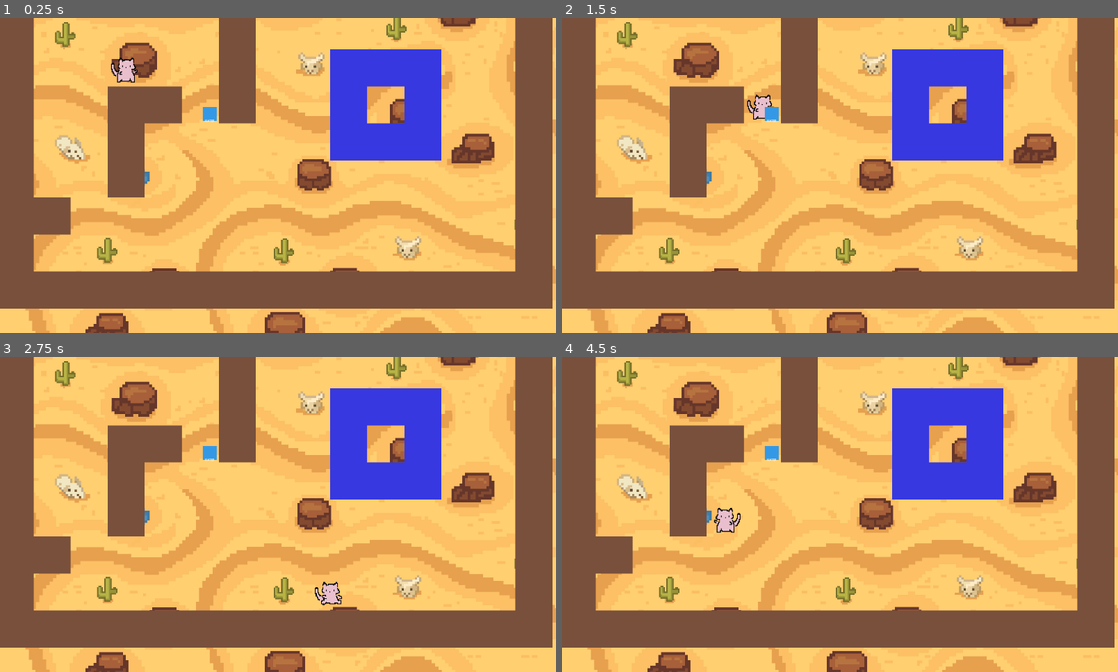
Above: before the commit, frames 1-4 (two rows, left to right).
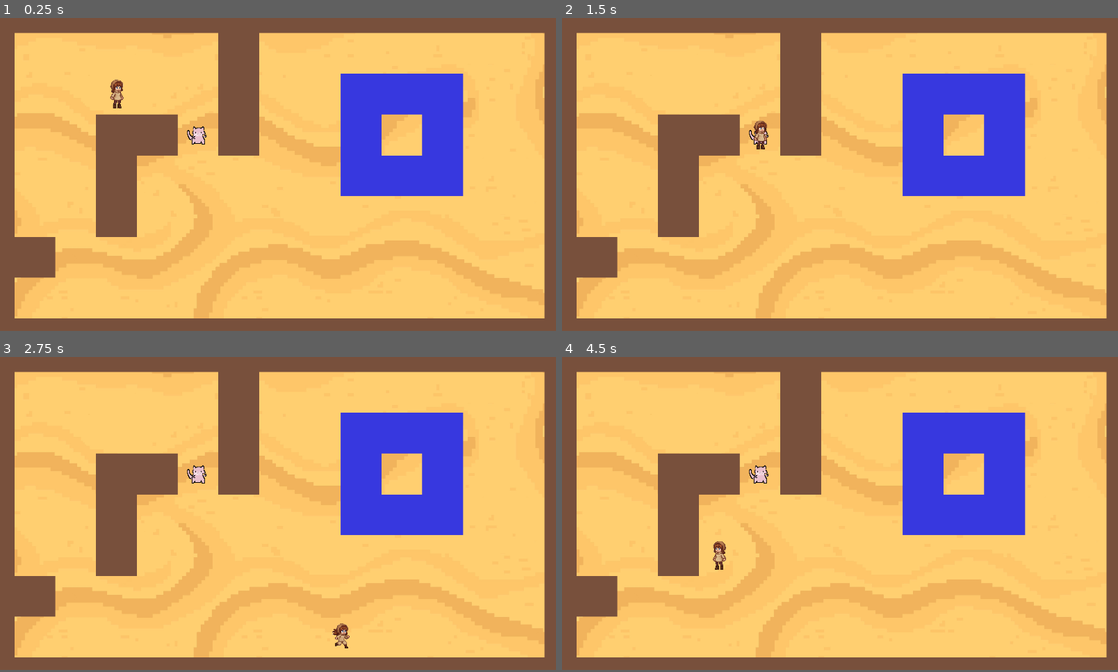
Above: after the commit, the same moments.

Repository: Lem0naise/damaskus
Game: Godot game, scene res://ingame.tscn
The game is run twice, just before and just after one commit, with the same random seed, the same clock (stepped at 60 frames per second) and the same inputs. This scene is started directly instead of the project's main scene.
Inputs:
- Up to frame 1 (0.25 s): no input
- Up to frame 2 (1.5 s): tap Enter (ui_accept) at 0.5, 0.77, 1.25 s; hold Right (ui_right) 0.53-1.28 s; tap E (pickup) at 0.6 s; hold Down (ui_down) from 1.28 s (still down); tap R (equip_mask) at 1.35 s
- Up to frame 3 (2.75 s): tap Enter (ui_accept) at 1.52 s; tap E (pickup) at 1.55, 2.1 s; release Down (ui_down) at 2.03 s; hold Right (ui_right) from 2.03 s (still down)
- Up to frame 4 (4.5 s): release Right (ui_right) at 2.78 s; hold Up (ui_up) 2.78-3.53 s; tap E (pickup) at 2.85, 3.8, 4.35 s; tap Enter (ui_accept) at 3.02, 3.77 s; hold Left (ui_left) from 3.53 s (still down); tap R (equip_mask) at 3.6 s
The window is 800x453 before the commit and 800x450 after it. Grey fills any space a smaller window leaves; there, only what the larger window draws over its background counts as a difference.

The runs differ from the first frame. In frame 1, 53% of the frame differs, in the area x 0-100%, y 0-100%; in frame 2, 53%; in frame 3, 53%; in frame 4, 53%.

Commit message:
Add new transparent sprites and update player textures; refactor level generation to include masks

Diff:
--- a/btn_start.gd
+++ /dev/null
@@ -1,30 +0,0 @@
-@tool
-extends GameObject
-class_name Wall
-
-var sprite: ColorRect
-
-func _ready():
-	# Set wall properties
-	is_solid = true
-	is_pushable = false
-	object_type = "wall"
-
-	# Create sprite if it doesn't exist
-	if not sprite:
-		create_sprite()
-
-	# Call parent ready to register with grid
-	super._ready()
-
-func create_sprite():
-	# Remove any existing child sprites/labels first
-	for child in get_children():
-		if child is ColorRect or child is Label:
-			child.queue_free()
-
-	sprite = ColorRect.new()
-	sprite.size = Vector2(64, 64)
-	sprite.position = Vector2(-32, -32)
-	sprite.color = Color(0.5, 0.3, 0.2, 1)  # Brown
-	add_child(sprite)
--- a/ingame.tscn
+++ b/ingame.tscn
@@ -2,14 +2,13 @@
 
 [ext_resource type="Script" uid="uid://b1b838dtpkty8" path="res://scripts/core/GridManager.gd" id="1_gridmanager"]
 [ext_resource type="Script" path="res://scripts/core/IngameManager.gd" id="1_ingamemanager"]
+[ext_resource type="Texture2D" uid="uid://c3oc0t5fxlsoj" path="res://assets/backgroundplain.jpg" id="2_ooucj"]
 [ext_resource type="PackedScene" uid="uid://bvw8qm7xj0qqn" path="res://scenes/player.tscn" id="2_player"]
 [ext_resource type="PackedScene" uid="uid://cqkw5y8nx7xle" path="res://scenes/objects/wall.tscn" id="5_wall"]
 [ext_resource type="PackedScene" uid="uid://bduh8dljkvxxc" path="res://scenes/objects/water.tscn" id="6_water"]
-[ext_resource type="Texture2D" uid="uid://c28f11wxipbai" path="res://assets/background.png" id="7_ic5ef"]
 [ext_resource type="Script" uid="uid://bqpvnetvb3g4y" path="res://scripts/core/LevelGenerator.gd" id="8_8g0if"]
 [ext_resource type="PackedScene" uid="uid://cnqvj8wry4nxi" path="res://scenes/ui/inventory_ui.tscn" id="8_inventory"]
-[ext_resource type="PackedScene" path="res://scenes/objects/mask.tscn" id="9_mask"]
-[ext_resource type="PackedScene" path="res://scenes/objects/mask.tscn" id="9_mask"]
+[ext_resource type="PackedScene" uid="uid://brxn5px8j3xkr" path="res://scenes/objects/mask.tscn" id="9_mask"]
 
 [node name="Ingame" type="Node2D" unique_id=1079480780]
 script = ExtResource("1_ingamemanager")
@@ -19,7 +18,7 @@
 offset_top = -50.0
 offset_right = 2160.0
 offset_bottom = 1331.0
-texture = ExtResource("7_ic5ef")
+texture = ExtResource("2_ooucj")
 expand_mode = 1
 stretch_mode = 4
 
@@ -27,31 +26,28 @@
 unique_name_in_owner = true
 script = ExtResource("1_gridmanager")
 
-[node name="Player" parent="." unique_id=1640560224 instance=ExtResource("2_player")]
-position = Vector2(426.00003, 337)
-scale = Vector2(0.6, 0.6)
-
-[node name="Camera2D" type="Camera2D" parent="." unique_id=589967515]
-position = Vector2(972, 692)
-
-[node name="InventoryUI" parent="." unique_id=451476197 instance=ExtResource("8_inventory")]
-
-[node name="Masks" type="Node2D" parent="." unique_id=1032274043]
-
-[node name="DimensionMask" parent="Masks" unique_id=1169371293 instance=ExtResource("9_mask")]
-position = Vector2(608, 480)
-
-[node name="WaterMask" parent="Masks" unique_id=1593357450 instance=ExtResource("9_mask")]
-position = Vector2(736, 480)
-mask_type = 2
-
 [node name="LevelGenerator" type="Node2D" parent="." unique_id=1154487271]
+position = Vector2(-1, 1)
 script = ExtResource("8_8g0if")
 wall_scene = ExtResource("5_wall")
 water_scene = ExtResource("6_water")
+mask_scene = ExtResource("9_mask")
 
 [node name="Walls" type="Node2D" parent="LevelGenerator" unique_id=339236577]
 unique_name_in_owner = true
 
 [node name="Water" type="Node2D" parent="LevelGenerator" unique_id=1636455866]
 unique_name_in_owner = true
+
+[node name="Masks" type="Node2D" parent="LevelGenerator" unique_id=1393965611]
+unique_name_in_owner = true
+
+[node name="Player" parent="." unique_id=1640560224 instance=ExtResource("2_player")]
+position = Vector2(426.00003, 337)
+scale = Vector2(0.6, 0.6)
+
+[node name="Camera2D" type="Camera2D" parent="." unique_id=589967515]
+position = Vector2(954, 573)
+zoom = Vector2(1.1, 1.1)
+
+[node name="InventoryUI" parent="." unique_id=451476197 instance=ExtResource("8_inventory")]
--- a/project.godot
+++ b/project.godot
@@ -18,7 +18,7 @@
 [display]
 
 window/size/viewport_width=1920
-window/size/viewport_height=1088
+window/size/viewport_height=1080
 window/size/window_width_override=1920
 window/size/window_height_override=1088
 window/stretch/mode="viewport"
--- a/scenes/objects/mask.tscn
+++ b/scenes/objects/mask.tscn
@@ -1,6 +1,15 @@
 [gd_scene format=3 uid="uid://brxn5px8j3xkr"]
 
-[ext_resource type="Script" path="res://scripts/objects/Mask.gd" id="1_mask"]
+[ext_resource type="Script" uid="uid://jqctimduuyrs" path="res://scripts/objects/Mask.gd" id="1_mask"]
+[ext_resource type="Texture2D" uid="uid://dnm3cowsiyvey" path="res://assets/gorgeous.png" id="2_swtcn"]
 
-[node name="Mask" type="Node2D"]
+[node name="Mask" type="Node2D" unique_id=246809494]
 script = ExtResource("1_mask")
+
+[node name="TextureRect" type="TextureRect" parent="." unique_id=533052826]
+offset_left = -35.0
+offset_top = -40.0
+offset_right = 37.0
+offset_bottom = 32.0
+texture = ExtResource("2_swtcn")
+expand_mode = 1
--- a/scenes/player.tscn
+++ b/scenes/player.tscn
@@ -1,21 +1,10 @@
-[gd_scene load_steps=4 format=3 uid="uid://bvw8qm7xj0qqn"]
+[gd_scene format=3 uid="uid://bvw8qm7xj0qqn"]
 
-[ext_resource type="Script" path="res://scripts/entities/Player.gd" id="1_player"]
-[ext_resource type="Texture2D" uid="uid://dpivdtd0ahp0s" path="res://assets/gorgeous.png" id="2_gorgeous"]
-[ext_resource type="Texture2D" uid="uid://dgcqb8mwx8e0b" path="res://assets/walking.png" id="3_walking"]
+[ext_resource type="Script" uid="uid://o8ig778kpd1o" path="res://scripts/entities/Player.gd" id="1_player"]
+[ext_resource type="Texture2D" uid="uid://cbau38wwtig6x" path="res://assets/SpriteStillTransparent.png" id="2_g2els"]
 
-[node name="Player" type="CharacterBody2D"]
+[node name="Player" type="CharacterBody2D" unique_id=40229128]
 script = ExtResource("1_player")
 
-[node name="Sprite" type="Sprite2D" parent="."]
-texture = ExtResource("2_gorgeous")
-
-[node name="Label" type="Label" parent="."]
-visible = false
-offset_left = -20.0
-offset_top = -10.0
-offset_right = 20.0
-offset_bottom = 10.0
-text = "NULL"
-horizontal_alignment = 1
-vertical_alignment = 1
+[node name="Sprite" type="Sprite2D" parent="." unique_id=1243167524]
+texture = ExtResource("2_g2els")
--- a/scripts/core/GridManager.gd
+++ b/scripts/core/GridManager.gd
@@ -3,12 +3,12 @@
 
 # Configuration
 const TILE_SIZE = 128
-const GRID_WIDTH = 15
-const GRID_HEIGHT = 9
+const GRID_WIDTH = 15 # 1920 / 128
+const GRID_HEIGHT = 9 # 1080 / 128
 var grid_offset = Vector2.ZERO
 
 # Define Tile Types
-enum TileType { EMPTY, WALL, WATER, OBSTACLE }
+enum TileType { EMPTY, WALL, WATER, OBSTACLE, MASK }
 
 # Storage: dimension_id -> { Vector2i: TileType }
 var grid_data: Dictionary = {}
--- a/scripts/core/LevelGenerator.gd
+++ b/scripts/core/LevelGenerator.gd
@@ -3,14 +3,16 @@
 @onready var grid_manager: GridManager = %GridManager # Make sure GridManager is accessible
 @onready var walls_container = $Walls
 @onready var water_container = $Water
+@onready var masks_container = $Masks
 
 # Prefabs (Assign these in Inspector)
 @export var wall_scene: PackedScene
 @export var water_scene: PackedScene
+@export var mask_scene: PackedScene
 
 # 0 = Empty, 1 = Wall, 2 = Water
 # 15 Width x 9 Height
-var level_layout = [
+var level_1_layout = [
 	[1, 1, 1, 1, 1, 1, 1, 1, 1, 1, 1, 1, 1, 1, 1],
 	[1, 0, 0, 0, 0, 0, 1, 0, 0, 0, 0, 0, 0, 0, 1],
 	[1, 0, 0, 0, 0, 0, 1, 0, 0, 2, 2, 2, 0, 0, 1],
@@ -21,14 +23,25 @@
 	[1, 0, 0, 0, 0, 0, 0, 0, 0, 0, 0, 0, 0, 0, 1],
 	[1, 1, 1, 1, 1, 1, 1, 1, 1, 1, 1, 1, 1, 1, 1]
 ]
+var level_1_masks = [
+	[0, 0, 0, 0, 0, 0, 0, 0, 0, 0, 0, 0, 0, 0, 0],
+	[0, 0, 0, 0, 0, 0, 0, 0, 0, 0, 0, 0, 0, 0, 0],
+	[0, 0, 0, 0, 0, 0, 0, 0, 0, 0, 0, 0, 0, 0, 0],
+	[0, 0, 0, 0, 0, 1, 0, 0, 0, 0, 0, 0, 0, 0, 0],
+	[0, 0, 0, 0, 0, 0, 0, 0, 0, 0, 0, 0, 0, 0, 0],
+	[0, 0, 0, 0, 0, 0, 0, 0, 0, 0, 0, 0, 0, 0, 0],
+	[0, 0, 0, 0, 0, 0, 0, 0, 0, 0, 0, 0, 0, 0, 0],
+	[0, 0, 0, 0, 0, 0, 0, 0, 0, 0, 0, 0, 0, 0, 0],
+	[0, 0, 0, 0, 0, 0, 0, 0, 0, 0, 0, 0, 0, 0, 0],
+]
 
 func _ready():
 	generate_level()
 
 func generate_level():
-	for y in range(level_layout.size()):
-		for x in range(level_layout[y].size()):
-			var cell_value = level_layout[y][x]
+	for y in range(level_1_layout.size()):
+		for x in range(level_1_layout[y].size()):
+			var cell_value = level_1_layout[y][x]
 			var grid_pos = Vector2i(x, y)
 			var world_pos = grid_manager.grid_to_world(grid_pos)
 
@@ -45,3 +58,20 @@
 				water_container.add_child(water)
 				# Register to GridManager
 				grid_manager.set_tile(grid_pos, GridManager.TileType.WATER)
+
+	for y in range(level_1_masks.size()):
+		for x in range(level_1_masks[y].size()):
+			var cell_value = level_1_masks[y][x]
+			var grid_pos = Vector2i(x, y)
+			var world_pos = grid_manager.grid_to_world(grid_pos)
+
+			if cell_value > 0:
+				var mask = mask_scene.instantiate()
+				mask.position = world_pos
+
+				if cell_value == 1: # WATER FLOAT MASK
+					mask.mask_type = Mask.MaskType.WATER
+				if cell_value == 2:
+					mask.mask_type = Mask.MaskType.DIMENSION
+
+				masks_container.add_child(mask)
--- a/scripts/entities/Player.gd
+++ b/scripts/entities/Player.gd
@@ -6,8 +6,8 @@
 @onready var sprite: Sprite2D = $Sprite
 
 # Textures
-var texture_still: Texture2D = preload("res://assets/gorgeous.png")
-var texture_walking: Texture2D = preload("res://assets/walking.png")
+var texture_still: Texture2D = preload("res://assets/SpriteStillTransparent.png")
+var texture_walking: Texture2D = preload("res://assets/SpriteMovingTransparent.png")
 
 # Sprite size (slightly smaller than grid cell)
 const SPRITE_SIZE = 180.0  # pixels
@@ -110,11 +110,11 @@
 # Try to pick up a mask at the current position
 func try_pickup():
 	var ingame = get_tree().get_root().get_node("Ingame")
-	if not ingame or not ingame.has_node("Masks"):
+	if not ingame or not ingame.has_node("LevelGenerator/Masks"):
 		return
 
 	# Check for masks at current grid position
-	for mask_obj in ingame.get_node("Masks").get_children():
+	for mask_obj in ingame.get_node("LevelGenerator/Masks").get_children():
 		if mask_obj.has_method("pickup"):
 			var mask_grid_pos = grid_manager.world_to_grid(mask_obj.global_position)
 			if mask_grid_pos == grid_position:
--- a/scripts/entities/PlayerMainMenu.gd
+++ b/scripts/entities/PlayerMainMenu.gd
@@ -6,8 +6,8 @@
 @onready var sprite: Sprite2D = $Sprite
 
 # Textures
-var texture_still: Texture2D = preload("res://assets/gorgeous.png")
-var texture_walking: Texture2D = preload("res://assets/walking.png")
+var texture_still: Texture2D = preload("res://assets/SpriteStillTransparent.png")
+var texture_walking: Texture2D = preload("res://assets/SpriteMovingTransparent.png")
 
 # Sprite size (slightly smaller than grid cell)
 const SPRITE_SIZE = 360.0  # pixels
--- a/scripts/objects/Mask.gd
+++ b/scripts/objects/Mask.gd
@@ -1,64 +1,43 @@
-@tool
 extends GameObject
 class_name Mask
 
 # Match Player's MaskType enum
 enum MaskType { NONE, DIMENSION, WATER }
 
-@export var mask_type: MaskType = MaskType.DIMENSION
-var sprite: ColorRect
-var label: Label
+# The Generator will set this variable before adding the child
+@export var mask_type: MaskType = MaskType.NONE
 
 func _ready():
-	# Masks are not solid, player can walk through them
+	# 1. Setup Visuals based on the type assigned by the LevelGenerator
+	setup_visuals()
 
-	# Create sprite if it doesn't exist
-	if not sprite:
-		create_sprite()
-
-	# Call parent ready to register with grid
 	super._ready()
 
-func create_sprite():
-	# Remove any existing children first
-	for child in get_children():
-		if child is ColorRect or child is Label:
-			child.queue_free()
+func setup_visuals():
 
-	# Create visual representation
-	sprite = ColorRect.new()
-	sprite.size = Vector2(48, 48)
-	sprite.position = Vector2(-24, -24)
-	sprite.color = get_mask_color()
-	add_child(sprite)
 
-	# Add label
-	label = Label.new()
-	label.position = Vector2(-28, 16)
+	var label = Label.new()
+	label.position = Vector2(-28, -10)
 	label.size = Vector2(56, 20)
 	label.text = get_mask_name()
 	label.horizontal_alignment = HORIZONTAL_ALIGNMENT_CENTER
-	label.add_theme_font_size_override("font_size", 10)
+	label.add_theme_font_size_override("font_size", 12)
 	add_child(label)
 
 func get_mask_color() -> Color:
 	match mask_type:
-		MaskType.DIMENSION:
-			return Color(0.8, 0.2, 0.8, 1)  # Purple
-		MaskType.WATER:
-			return Color(0.2, 0.6, 0.9, 1)  # Blue
-		_:
-			return Color(1, 1, 1, 1)
+		MaskType.DIMENSION: return Color(0.8, 0.2, 0.8, 1) # Purple
+		MaskType.WATER:     return Color(0.2, 0.6, 0.9, 1) # Blue
+		_:                  return Color(1, 1, 1, 0.5)
 
 func get_mask_name() -> String:
 	match mask_type:
-		MaskType.DIMENSION:
-			return "DIM"
-		MaskType.WATER:
-			return "WATER"
-		_:
-			return "MASK"
+		MaskType.DIMENSION: return "DIM"
+		MaskType.WATER:     return "H2O"
+		_:                  return "?"
 
 func pickup():
-	# Called when player picks up this mask
-	queue_free()
+	# Player calls this when collecting
+	var tween = create_tween()
+	tween.tween_property(self, "scale", Vector2.ZERO, 0.2)
+	tween.tween_callback(queue_free)
Binary file added: assets/SpriteMovingTransparent.png
Not shown, added: assets/SpriteMovingTransparent.png.import
Binary file added: assets/SpriteStillTransparent.png
Not shown, added: assets/SpriteStillTransparent.png.import
Binary file added: assets/backgroundplain.jpg
Not shown, added: assets/backgroundplain.jpg.import
Not shown, removed: btn_start.gd.uid
